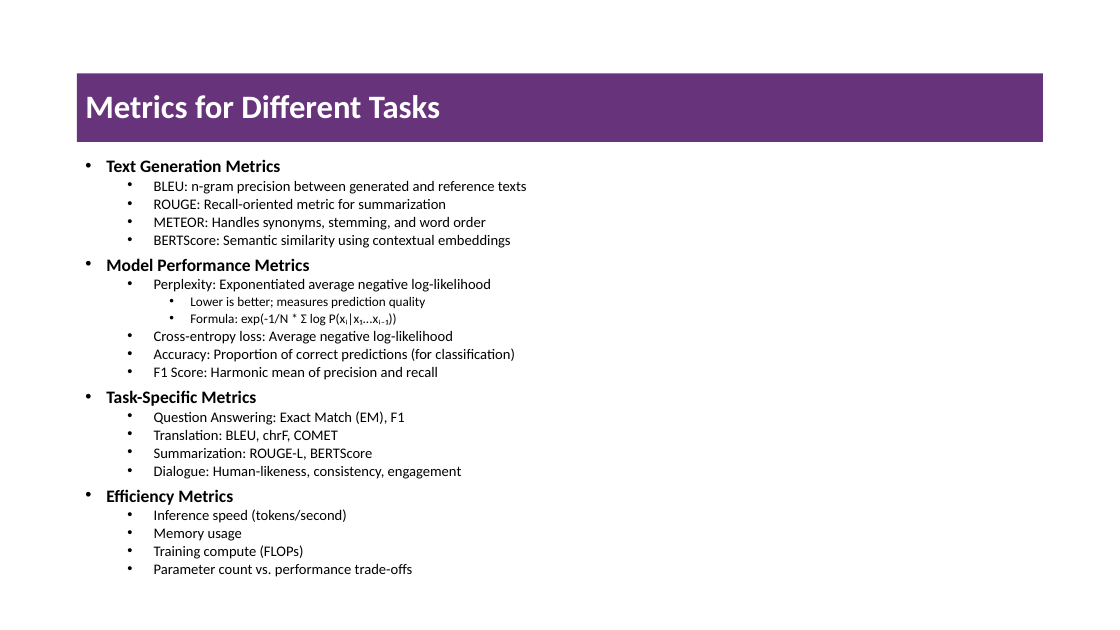
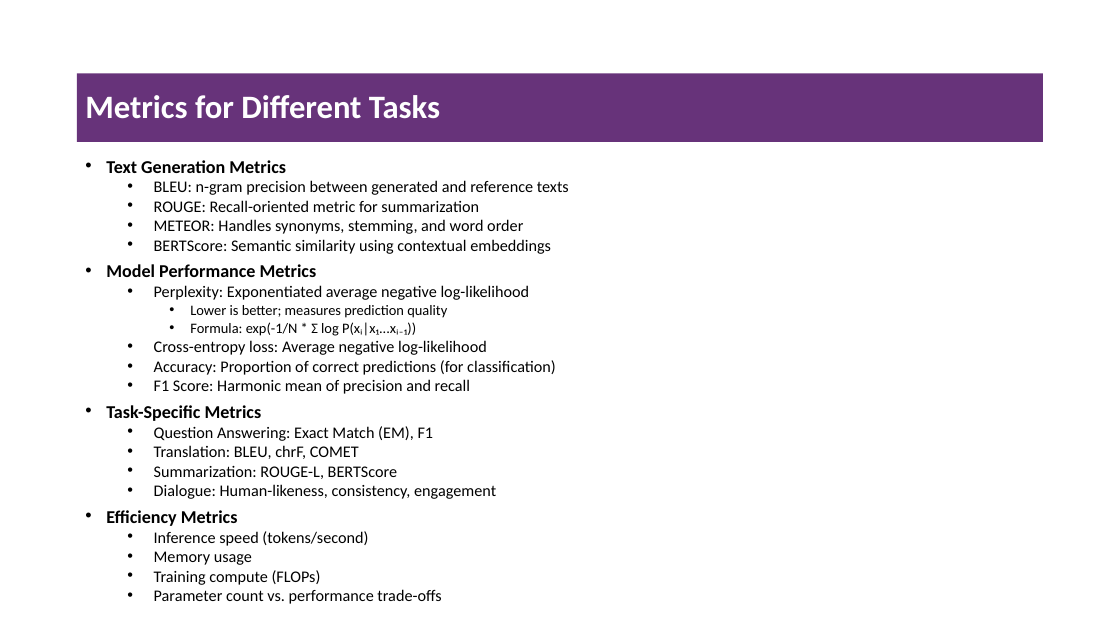
Before and after one commit to msfasha/307307-BI-Methods, a slide deck: slide 76 of 20242-NLP-LLM/lecture notes/Part 2 - Introduction to Large Language Models/Part 2 - Introduction to Large Language Models.pptx (slide 94 before the commit). Drawn at 1120x630 pixels with LibreOffice and Linux fonts; fonts in the diff are those of the drawing; background and template pictures are left out. Boxes give left, top, right and bottom in pixels: in the first picture for what was removed or moved away, otherwise in the second. Text is boxed around its words. In the diff, an @@ line names an element or a change of style, - is before the commit and + after.

```diff
--- a/20242-NLP-LLM/lecture notes/Part 2 - Introduction to Large Language Models/Part 2 - Introduction to Large Language Models.pptx
+++ b/20242-NLP-LLM/lecture notes/Part 2 - Introduction to Large Language Models/Part 2 - Introduction to Large Language Models.pptx
@@ text "Text Generation Metrics" at (106,160,569,604): size 15 to 15.5 pt in "Text Generation Metrics", "Model Performance Metrics", "Task-Specific Metrics", "Efficiency Metrics"; size 12.5 to 13.9 pt in "BLEU: n-gram precision between generated and reference ...", "ROUGE: Recall-oriented metric for summarization", "METEOR: Handles synonyms, stemming, and word order", "BERTScore: Semantic similarity using contextual embeddings" and 12 more places; size 11.2 to 12.4 pt in "Lower is better; measures prediction quality", "Formula: exp(-1/N * Σ log P(xᵢ|x₁...xᵢ₋₁))" @@
```
Also in this commit, not shown: 42 other slides changed, 16 slides added, 45 slides removed, 1 other file.
